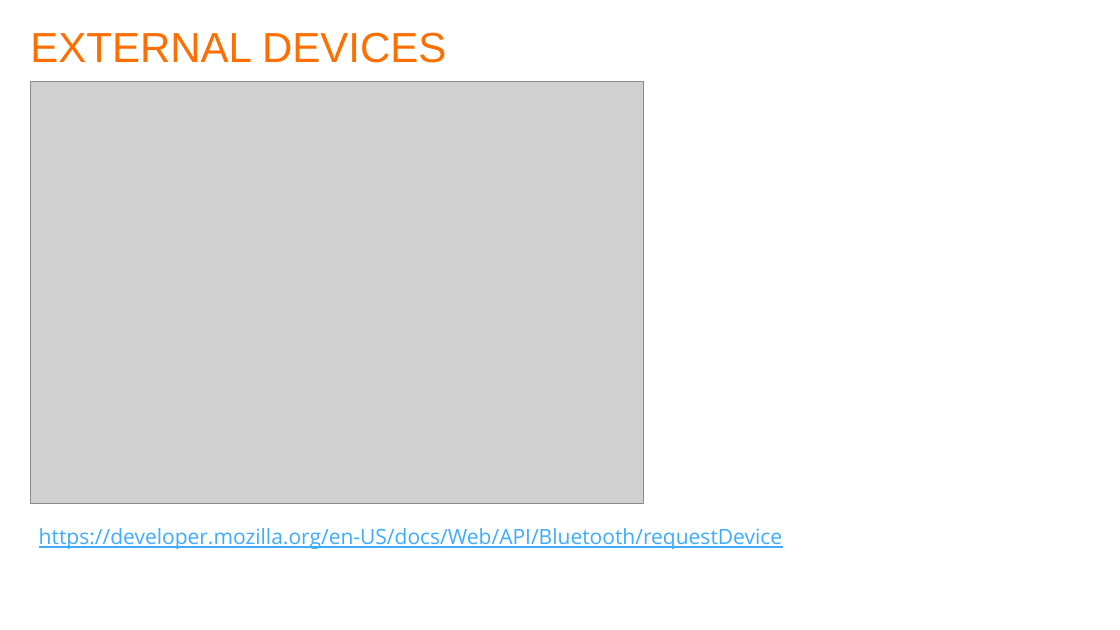
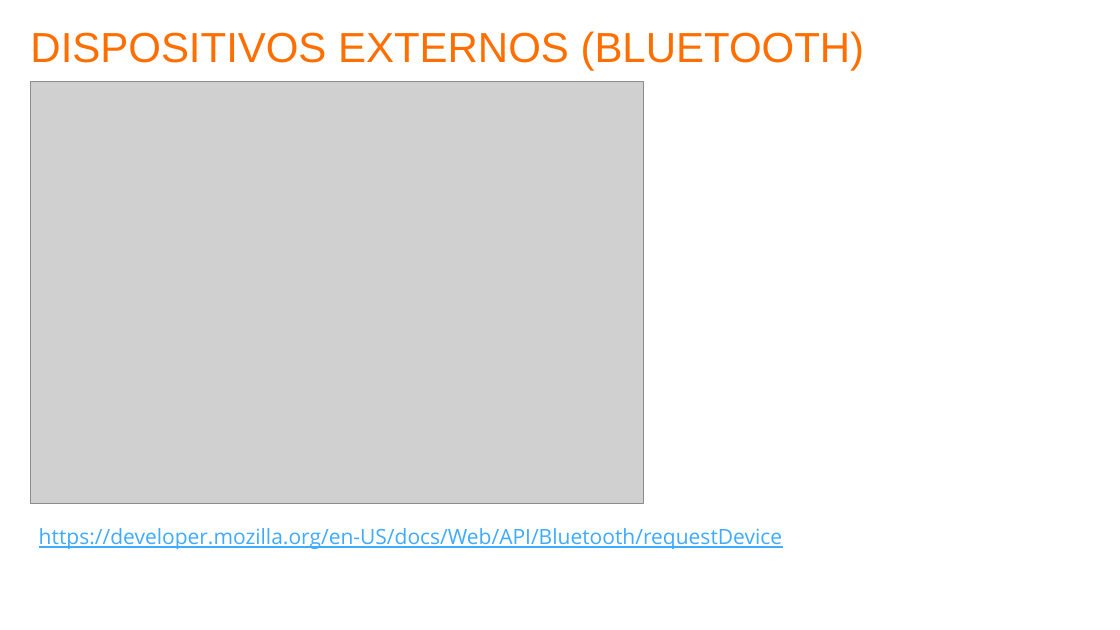
Before and after one commit to matew17/PWA-talk, a slide deck: slide 10 of PWA-Workbox.pptx. Drawn at 1120x630 pixels with LibreOffice and Linux fonts; fonts in the diff are those of the drawing; grey boxes stand for pictures; background and template pictures are left out. Boxes give left, top, right and bottom in pixels: in the first picture for what was removed or moved away, otherwise in the second. Text is boxed around its words. In the diff, an @@ line names an element or a change of style, - is before the commit and + after.

```diff
--- a/PWA-Workbox.pptx
+++ b/PWA-Workbox.pptx
@@ title at box(30, 31, 865, 70): text changed @@
-EXTERNAL DEVICES
+DISPOSITIVOS EXTERNOS (BLUETOOTH)
```
Also in this commit, not shown: 6 other slides changed, 1 slide added.
